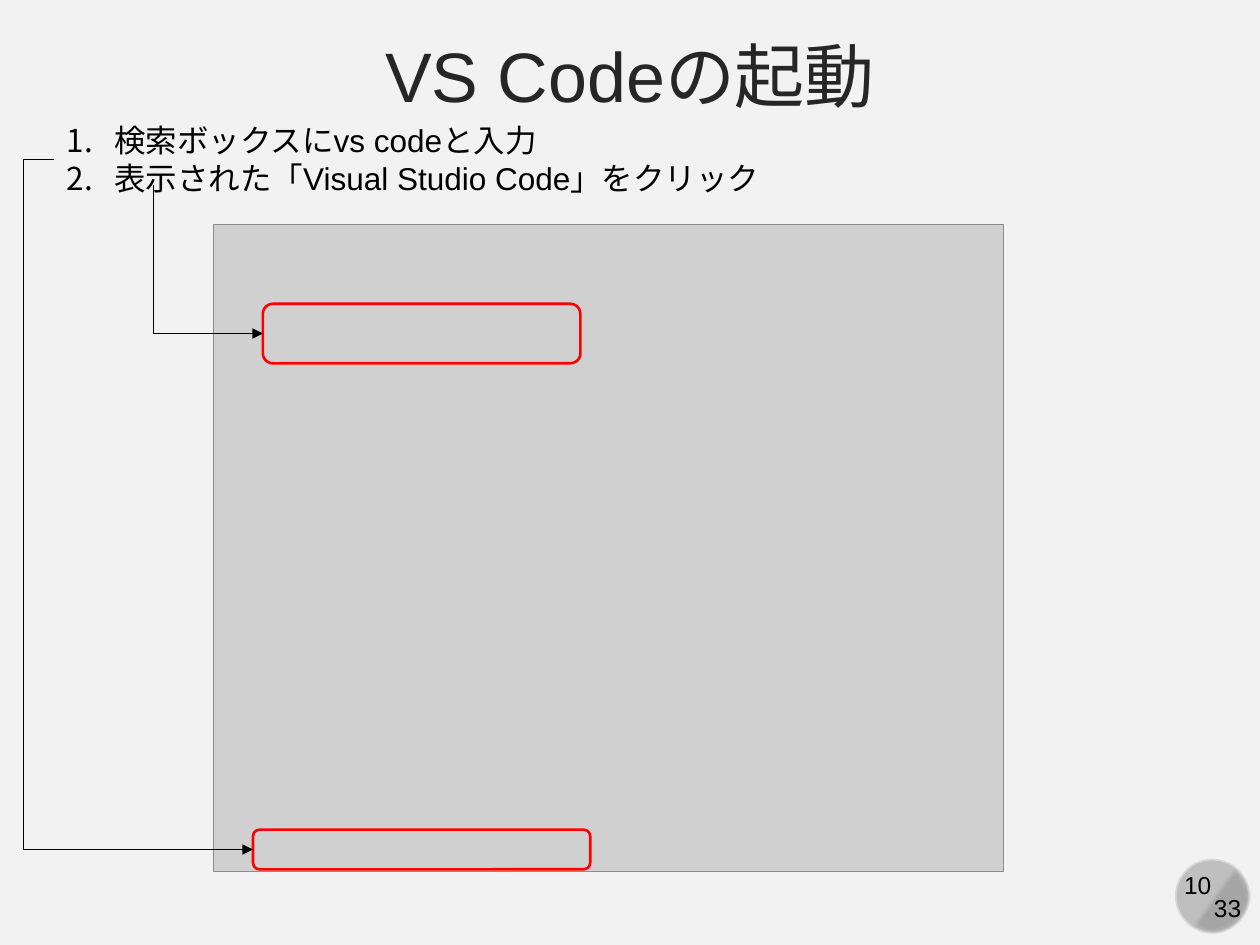
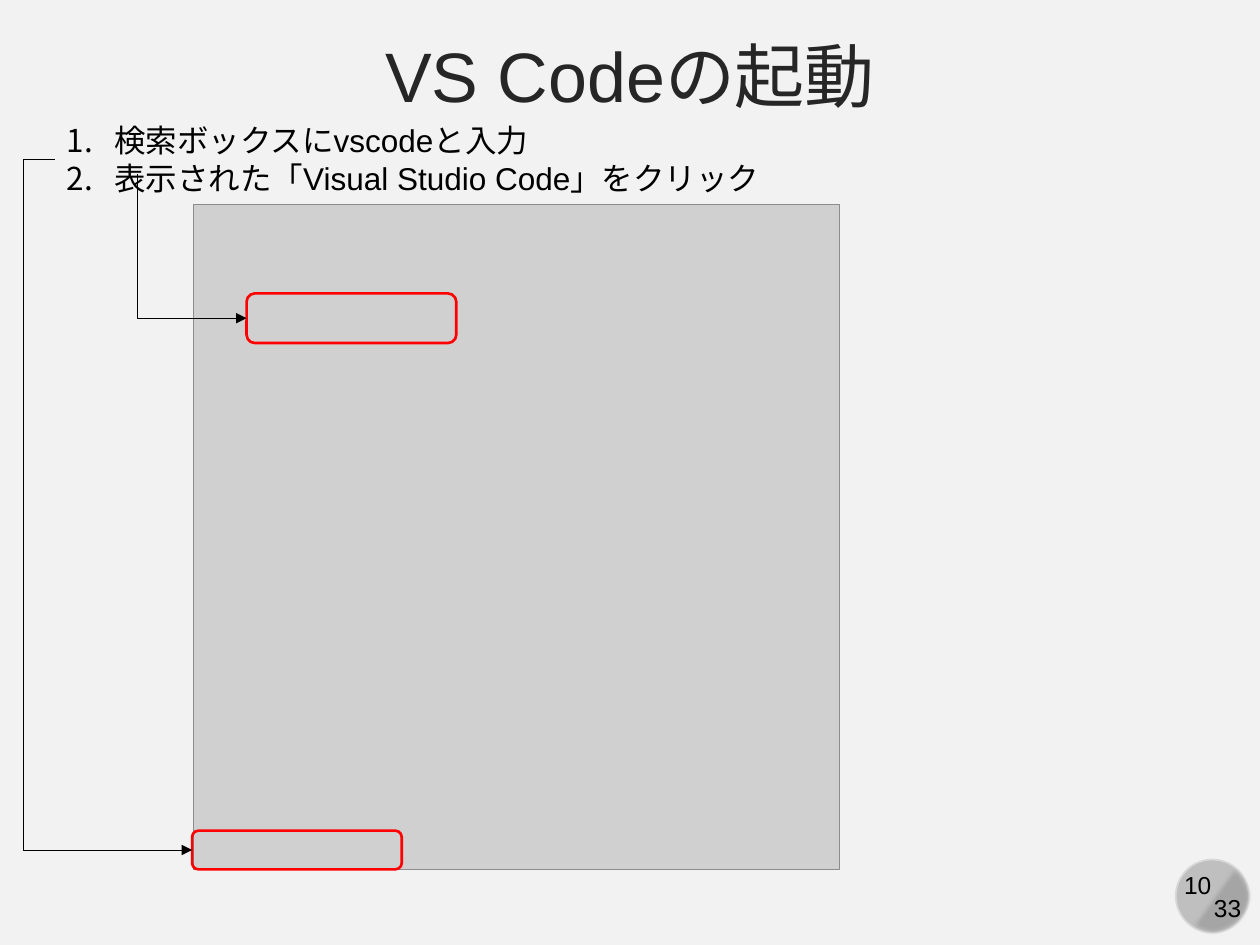
Before and after one commit to kaityo256/github, a slide deck: slide 10 of practice_basic/fig/slide.pptx. Drawn at 1260x945 pixels with LibreOffice and Linux fonts; fonts in the diff are those of the drawing; grey boxes stand for pictures. Boxes give left, top, right and bottom in pixels: in the first picture for what was removed or moved away, otherwise in the second. Text is boxed around its words. In the diff, an @@ line names an element or a change of style, - is before the commit and + after.

```diff
--- a/practice_basic/fig/slide.pptx
+++ b/practice_basic/fig/slide.pptx
@@ text at (x1=114, y1=125, x2=528, y2=155): spaces changed @@
-1. 検索ボックスにvs codeと入力
+1. 検索ボックスにvscodeと入力
@@ elbow arrow moved from (54, 160) - (253, 849) to (54, 160) - (192, 850) @@
@@ elbow arrow moved from (154, 185) - (263, 334) to (137, 174) - (247, 319) @@
@@ picture resized from (x1=213, y1=224, x2=1003, y2=872) to (x1=194, y1=204, x2=840, y2=869) @@
@@ rounded rectangle resized from (x1=263, y1=304, x2=581, y2=363) to (x1=247, y1=294, x2=456, y2=343) @@
@@ rounded rectangle resized from (x1=253, y1=829, x2=591, y2=868) to (x1=192, y1=830, x2=401, y2=869) @@
```
Also in this commit, not shown: 3 other slides changed, 3 other files.
